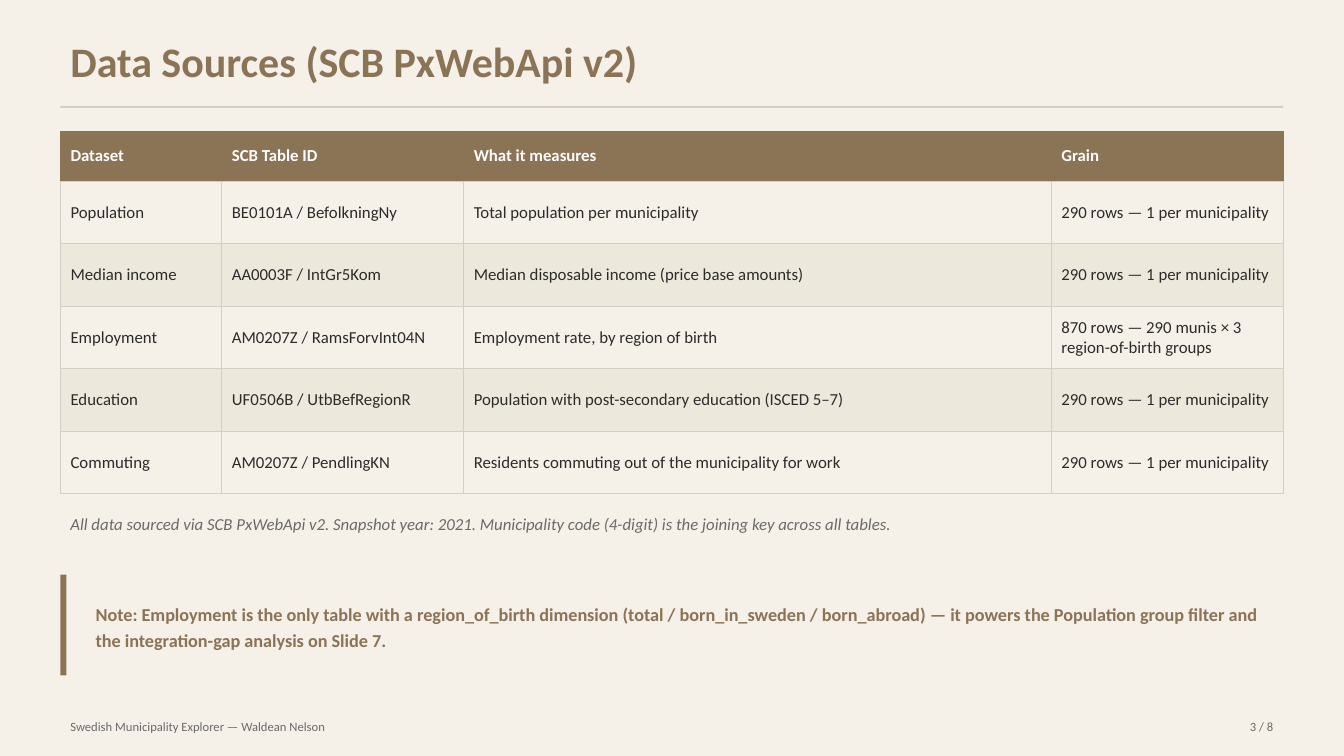
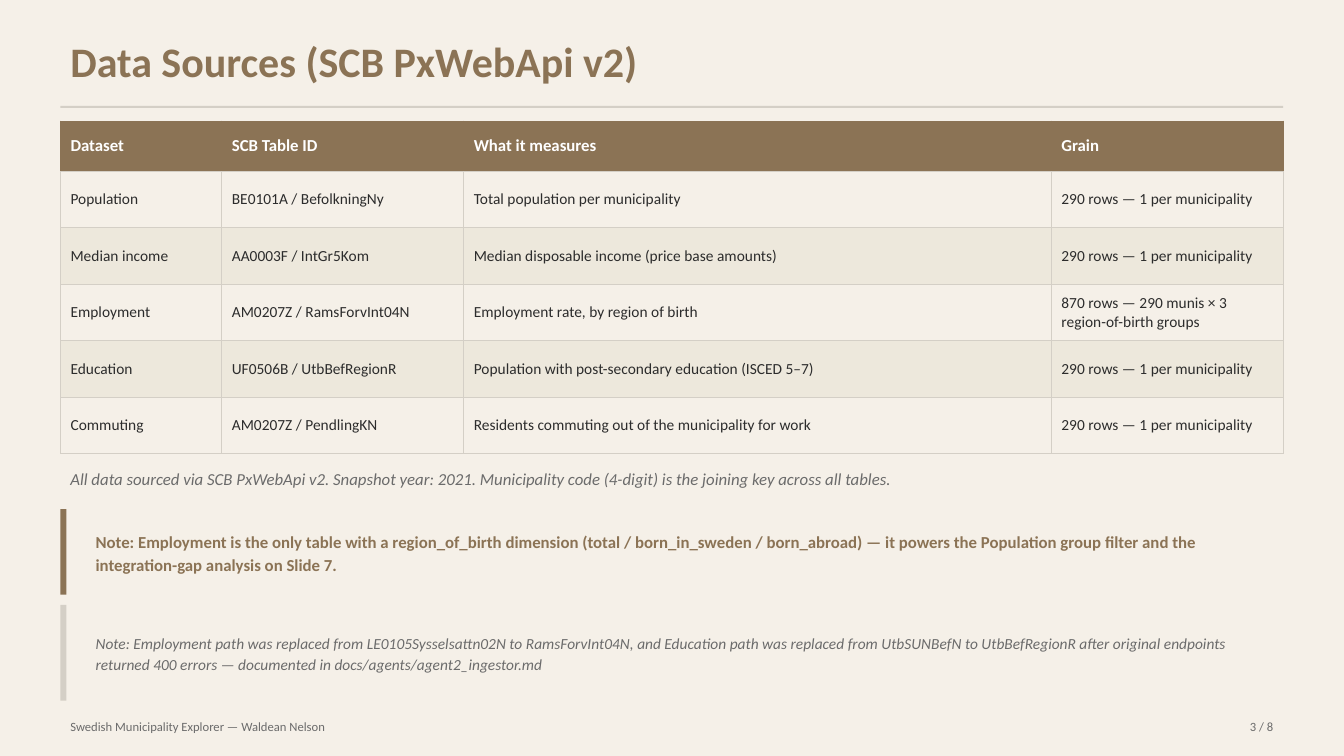
Before and after one commit to nelsonwv/swedish-municipality-explorer, a slide deck: slide 3 of presentations/swedish_municipality_explorer.pptx. Drawn at 1344x756 pixels with LibreOffice and Linux fonts; fonts in the diff are those of the drawing. Boxes give left, top, right and bottom in pixels: in the first picture for what was removed or moved away, otherwise in the second. Text is boxed around its words. In the diff, an @@ line names an element or a change of style, - is before the commit and + after.

```diff
--- a/presentations/swedish_municipality_explorer.pptx
+++ b/presentations/swedish_municipality_explorer.pptx
@@ table at [60, 121, 1284, 454] @@
@@ size 12 to 11 pt @@
@@ table: place and size @@
-table at [60, 131, 1284, 494]
+table at [60, 121, 1284, 454]
@@ text "All data sourced via SCB ...": place and size @@
-text "All data sourced via SCB ..." at [70, 518, 890, 533]
+text "All data sourced via SCB ..." at [70, 473, 890, 488]
@@ rectangle: place and size @@
-rectangle at [60, 575, 67, 676]
+rectangle at [60, 509, 67, 595]
@@ text "Note: Employment is the only ...": place and size @@
-text "Note: Employment is the only ..." at [96, 608, 1257, 650]
+text "Note: Employment is the only ..." at [96, 536, 1195, 574]
@@ text "Note: Employment is the only ..." at [96, 536, 1195, 574]: size 13 to 12 pt; line spacing 1.2 to 1.15 @@
@@ rectangle added at [60, 605, 67, 701], fill #D4CFC6 @@
@@ text added at [96, 638, 1226, 673], 11 pt, text #6B6B6B, italic @@
+Note: Employment path was replaced from LE0105Sysselsattn02N to RamsForvInt04N, and Education path was replaced from UtbSUNBefN to UtbBefRegionR after original endpoints returned 400 errors — documented in docs/agents/agent2_ingestor.md
```
Also in this commit, not shown: 5 other slides changed, 2 other files.
